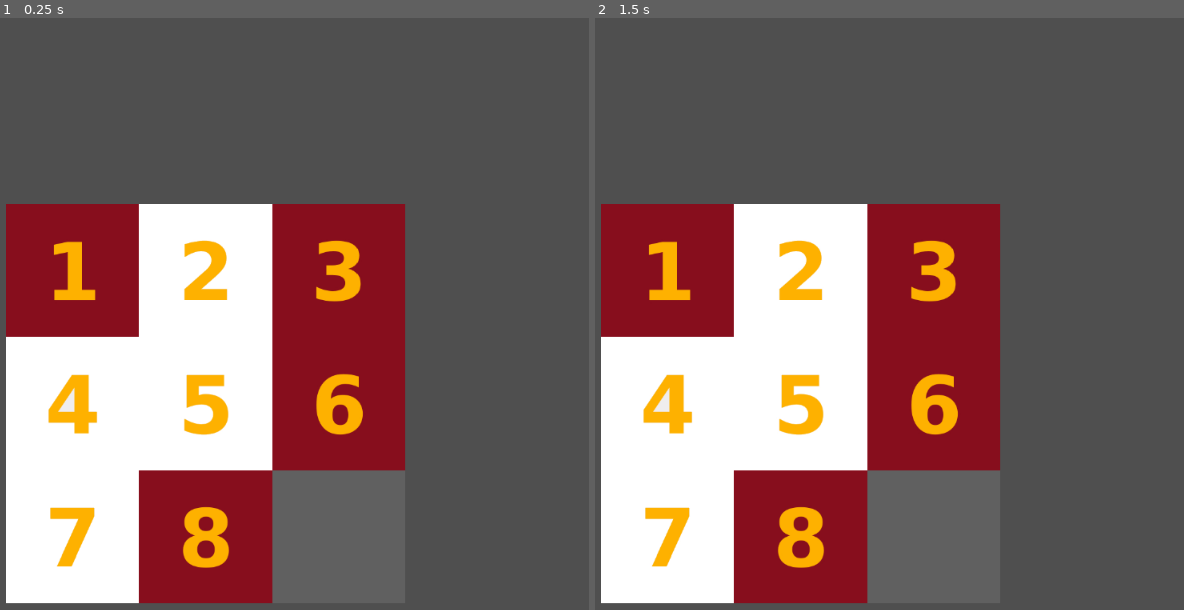
Above: before the commit, frames 1-2 (left to right).
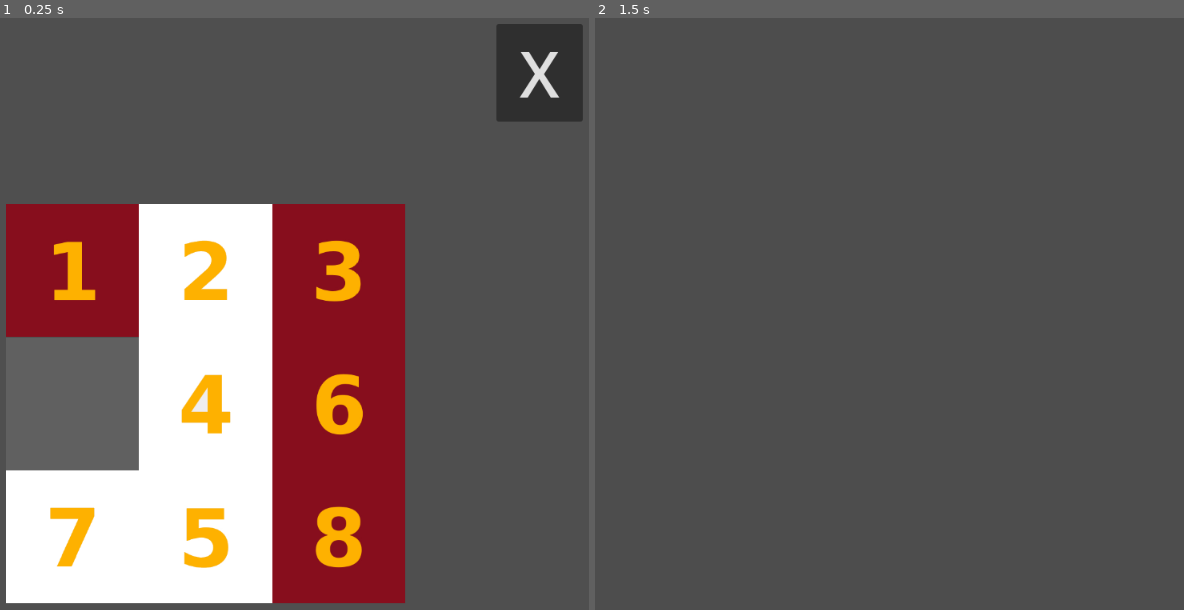
Above: after the commit, the same moments.

Repository: UMKC-GDT/Team2sprint
Game: Godot game, scene res://Minigame_scenes/Puzzle_Slider_Minigame/puzzle_slider.tscn
The game is run twice, just before and just after one commit, with the same random seed, the same clock (stepped at 60 frames per second) and the same inputs. This scene is started directly instead of the project's main scene.
Inputs (mouse positions are in pixels of both pictures, inside the frame that each line leads up to):
- Up to frame 1 (0.25 s): no input
- Up to frame 2 (1.5 s): click (1136, 71) at 0.5 s, where only the run after the commit has a clickable "X"; tap Enter at 1.25 s; move the mouse to (977, 361) at 1.27 s; press the mouse at (977, 361) at 1.28 s; hold Right (move_right) from 1.28 s (still down)

The runs differ from the first frame. In frame 1, 18% of the frame differs, in the area x 1-99%, y 1-99%; in frame 2, 41%, in the area x 1-69%, y 31-99%.

Commit message:
mini game plays now (only once tho)

Diff:
--- a/Minigame_scenes/Puzzle_Slider_Minigame/puzzle_slider.gd
+++ b/Minigame_scenes/Puzzle_Slider_Minigame/puzzle_slider.gd
@@ -145,3 +145,7 @@
 	if event is InputEventMouseButton:
 		if event.button_index == MOUSE_BUTTON_LEFT and event.pressed:
 			mouse = event.position
+
+
+func _on_button_pressed() -> void:
+	queue_free()
--- a/Minigame_scenes/Puzzle_Slider_Minigame/puzzle_slider.tscn
+++ b/Minigame_scenes/Puzzle_Slider_Minigame/puzzle_slider.tscn
@@ -1,5 +1,6 @@
 [gd_scene format=3 uid="uid://cjrohpooys7ow"]
 
+[ext_resource type="Script" uid="uid://dlkoth00dau4x" path="res://Minigame_scenes/Puzzle_Slider_Minigame/puzzle_slider.gd" id="1_2m1pc"]
 [ext_resource type="Texture2D" uid="uid://c7pg6arbpuqov" path="res://Minigame_scenes/Puzzle_Slider_Minigame/img/tile1.jpg" id="2_yaehf"]
 [ext_resource type="Texture2D" uid="uid://cflisyfwwxs7d" path="res://Minigame_scenes/Puzzle_Slider_Minigame/img/tile2.jpg" id="3_074og"]
 [ext_resource type="Texture2D" uid="uid://cvr0cnq3kig4b" path="res://Minigame_scenes/Puzzle_Slider_Minigame/img/tile3.jpg" id="4_cegan"]
@@ -19,6 +20,8 @@
 gradient = SubResource("Gradient_2m1pc")
 
 [node name="Main" type="Area2D" unique_id=1865724166]
+z_index = 4
+script = ExtResource("1_2m1pc")
 
 [node name="ColorRect" type="ColorRect" parent="." unique_id=1431589444]
 offset_right = 996.0
@@ -79,3 +82,13 @@
 position = Vector2(500, 499.50006)
 scale = Vector2(1.4954954, 1.4984986)
 texture = ExtResource("9_1u8w0")
+
+[node name="Button" type="Button" parent="." unique_id=1969442877]
+offset_left = 863.0
+offset_top = 25.0
+offset_right = 971.0
+offset_bottom = 147.0
+theme_override_font_sizes/font_size = 80
+text = "X"
+
+[connection signal="pressed" from="Button" to="." method="_on_button_pressed"]
--- a/Scenes/ProgressManager/progress_manager.gd
+++ b/Scenes/ProgressManager/progress_manager.gd
@@ -23,25 +23,6 @@
 	await run_event(text, game, key)
 	processing_event = false
 
-"""
-func on_clicked(text: Array[String], game: String, key: Sprite2D):
-	print("clicked_PM")
-	if(text != null):
-		dialogue_event = true
-
-	if(game == "slider"):
-		minigame_event = true
-
-	if(key != null):
-		inventory_event = true
-
-	print(dialogue_event,minigame_event,inventory_event )
-	run_event(text, game, key)
-
-
-
-	print(dialogue_event,minigame_event,inventory_event )
-"""
 
 func run_event(text: Array[String], game: String, key: Sprite2D):
 
--- a/Scenes/bedroom_new.tscn
+++ b/Scenes/bedroom_new.tscn
@@ -173,14 +173,13 @@
 position = Vector2(0, -80)
 polygon = PackedVector2Array(136, -29, 130, -23, 134, 73, 35, 136, -126, 45, -125, -51, -130, -54, -135, -76, -21, -139, 135, -54)
 
-[node name="RoomObject2" parent="Y-sortObjects" unique_id=46401239 node_paths=PackedStringArray("key_item") instance=ExtResource("2_qjasy")]
+[node name="RoomObject2" parent="Y-sortObjects" unique_id=46401239 instance=ExtResource("2_qjasy")]
 modulate = Color(0.5568628, 0.78039217, 0.8666667, 1)
 z_index = 1
 y_sort_enabled = true
 position = Vector2(316, 516)
 texture = ExtResource("5_sdvs8")
 offset = Vector2(0, -150)
-key_item = NodePath("../../Key2")
 
 [node name="CollisionPolygon2D" type="CollisionPolygon2D" parent="Y-sortObjects/RoomObject2/Area2D" parent_id_path=PackedInt32Array(46401239, 1279646432) index="0" unique_id=78410547]
 position = Vector2(-3, -152)
@@ -225,6 +224,7 @@
 position = Vector2(110, -341)
 texture = ExtResource("4_30l3a")
 object_dialogue = Array[String](["Oh! Theres a photo here..."])
+mini_game = "slider"
 
 [node name="CollisionPolygon2D" type="CollisionPolygon2D" parent="interactable room objects/RoomObject3/Area2D" parent_id_path=PackedInt32Array(708086931, 1279646432) index="0" unique_id=232087425]
 polygon = PackedVector2Array(-90, 52, -97, 70, -62, 70, -58, 52, -31, 48, -33, 61, 5, 55, 9, 38, 29, 22, 40, 24, 50, 13 …(211 unchanged characters)…
